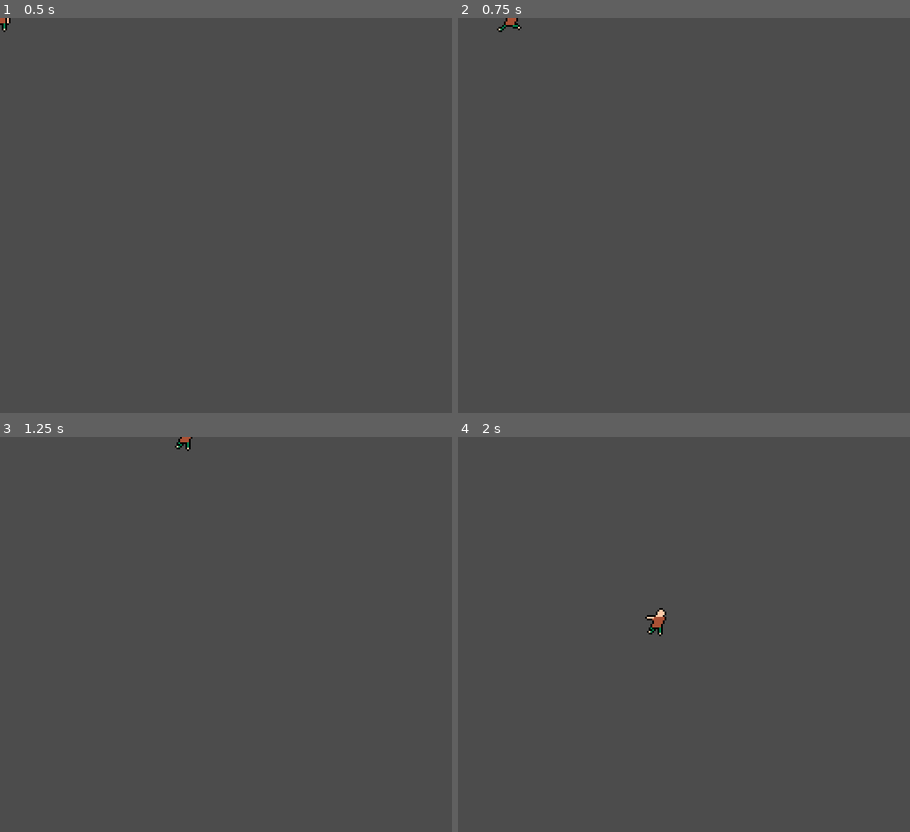
Above: before the commit, frames 1-4 (two rows, left to right).
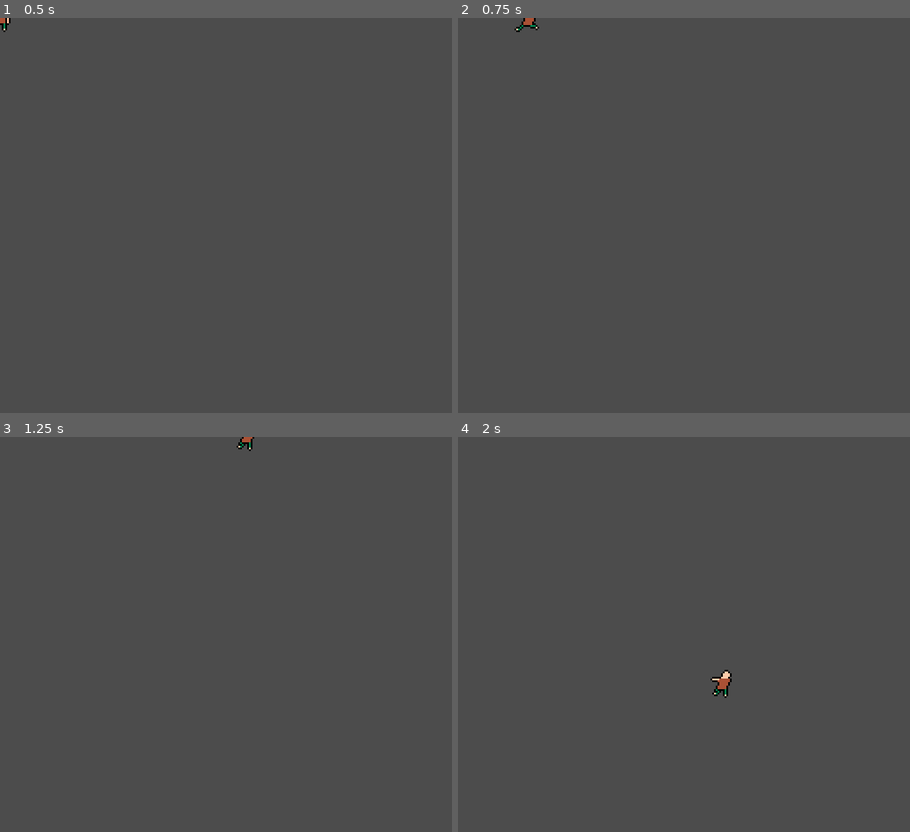
Above: after the commit, the same moments.

Repository: Gidaio/retro-8-bit-game-jam
Game: Godot game, scene res://scenes/player.tscn
The game is run twice, just before and just after one commit, with the same random seed, the same clock (stepped at 60 frames per second) and the same inputs.
Inputs:
- Up to frame 1 (0.5 s): no input
- Up to frame 2 (0.75 s): tap Enter at 0.5 s; hold Right (right) from 0.53 s (still down)
- Up to frame 3 (1.25 s): keep holding Right (right)
- Up to frame 4 (2 s): release Right (right) at 1.28 s; hold Down (down) from 1.28 s (still down)

Frame 1 is identical in both runs. In frame 2, 0.2% of the frame differs, in the area x 8-18%, y 0-4%; in frame 3, 0.2%; in frame 4, 0.4%, in the area x 41-61%, y 43-67%.

Commit message:
Created Punch Animation

Diff:
--- a/scenes/player.tscn
+++ b/scenes/player.tscn
@@ -1,10 +1,27 @@
-[gd_scene load_steps=6 format=2]
+[gd_scene load_steps=7 format=2]
 
 [ext_resource path="res://sprites/player.png" type="Texture" id=1]
 [ext_resource path="res://scenes/player.gd" type="Script" id=2]
 
 [sub_resource type="RectangleShape2D" id=1]
 extents = Vector2( 6.78284, 7.99573 )
+
+[sub_resource type="Animation" id=4]
+resource_name = "Punch"
+length = 0.2
+loop = true
+tracks/0/type = "value"
+tracks/0/path = NodePath("Sprite:frame")
+tracks/0/interp = 1
+tracks/0/loop_wrap = true
+tracks/0/imported = false
+tracks/0/enabled = true
+tracks/0/keys = {
+"times": PoolRealArray( 0, 0.1 ),
+"transitions": PoolRealArray( 1, 1 ),
+"update": 1,
+"values": [ 7, 8 ]
+}
 
 [sub_resource type="Animation" id=2]
 resource_name = "run"
@@ -42,6 +59,7 @@
 
 [node name="KinematicBody2D" type="KinematicBody2D"]
 script = ExtResource( 2 )
+speed = 200
 
 [node name="CollisionShape2D" type="CollisionShape2D" parent="."]
 shape = SubResource( 1 )
@@ -50,8 +68,9 @@
 texture = ExtResource( 1 )
 vframes = 3
 hframes = 4
-frame = 6
+frame = 8
 
 [node name="AnimationPlayer" type="AnimationPlayer" parent="."]
+anims/Punch = SubResource( 4 )
 anims/run = SubResource( 2 )
 anims/walk = SubResource( 3 )
